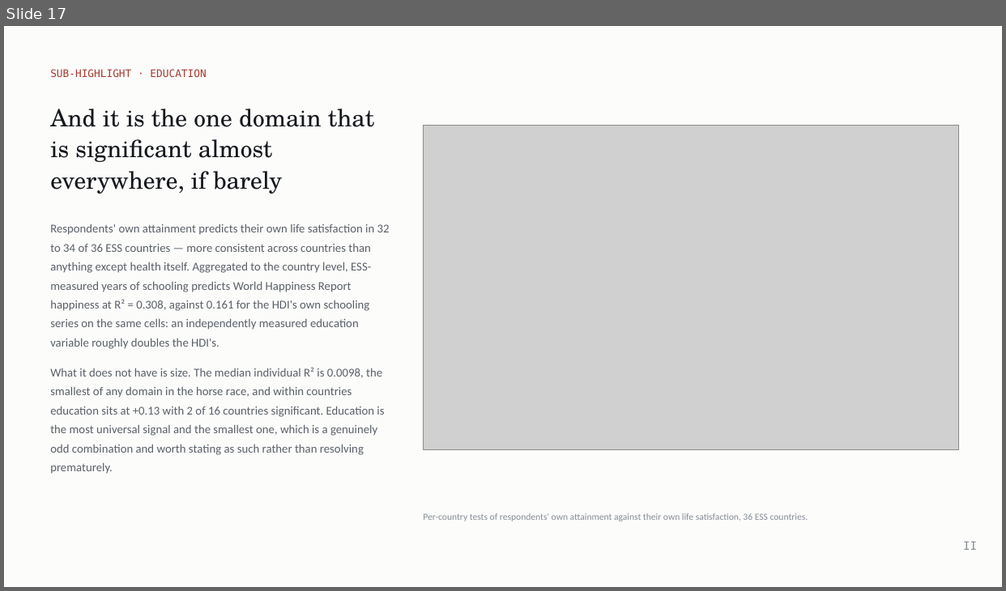
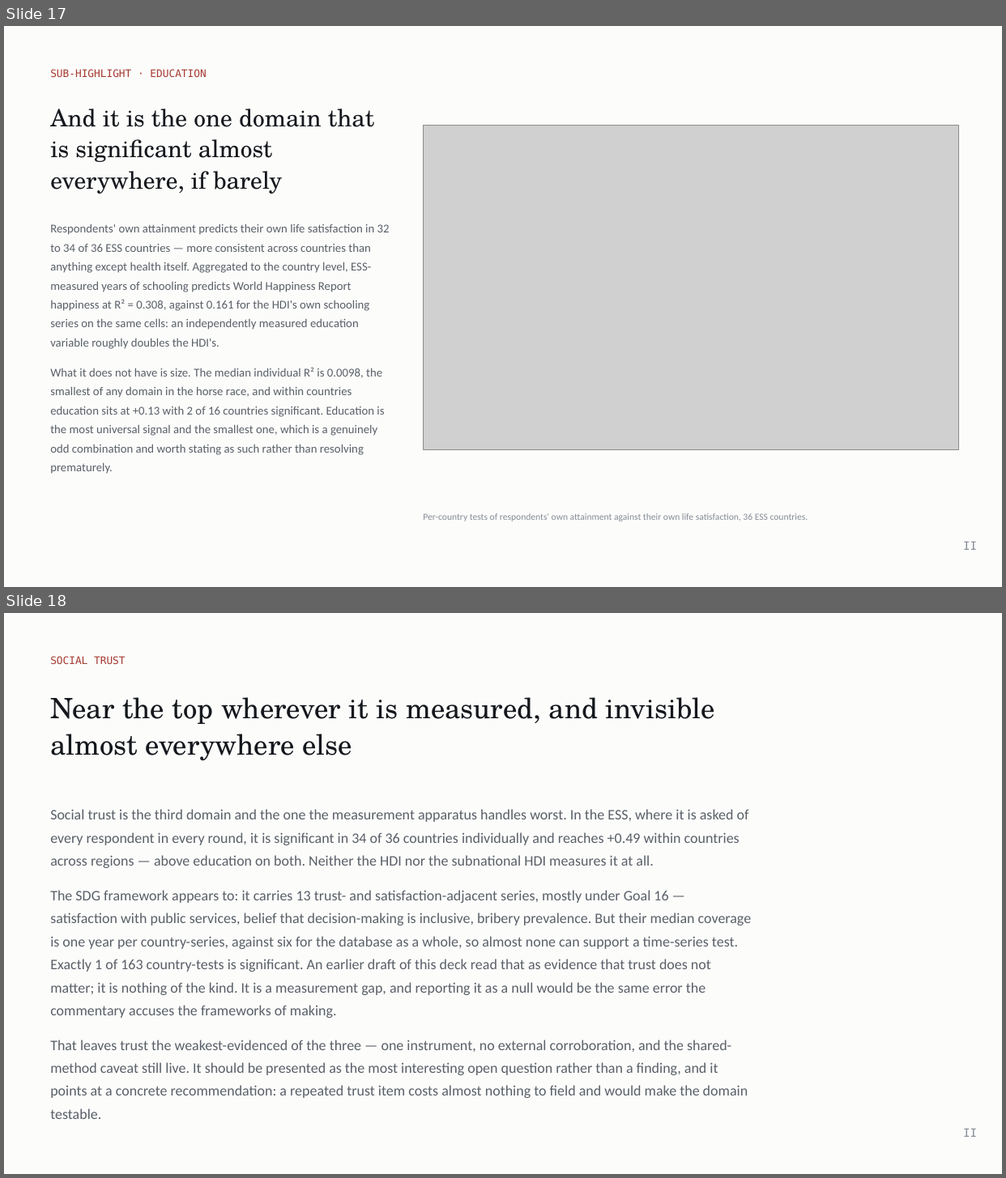
Before and after one commit to cwejnert/HDI-Happiness, a slide deck: deck/Measured_Where_It_Varies.pptx. Shown one above the other, each under a label of ours: slide 17 before the commit, slides 17 and 18 after it. The pictures are 1006x591 and 1006x1178 pixels, drawn with LibreOffice and Linux fonts; fonts in the diff are those of the drawing; grey boxes stand for pictures. Boxes give left, top, right and bottom in pixels: in the first picture for what was removed or moved away, otherwise in the second. Text is boxed around its words. In the diff, an @@ line names an element or a change of style, - is before the commit and + after.

```diff
--- a/deck/Measured_Where_It_Varies.pptx
+++ b/deck/Measured_Where_It_Varies.pptx
@@ slide 18 added at bbox=[4, 613, 1002, 1174], background #FCFCFB @@
@@ text added at bbox=[50, 656, 126, 664], 10 pt, text #A63A30 @@
+SOCIAL TRUST
@@ text added at bbox=[50, 697, 715, 760], 27 pt, text #14171C @@
+Near the top wherever it is measured, and invisible almost everywhere else
@@ text added at bbox=[50, 809, 752, 1119], 14 pt, text #5A6068 @@
+Social trust is the third domain and the one the measurement apparatus handles worst. In the ESS, where it is asked of every respondent in every round, it is significant in 34 of 36 countries individually and reaches +0.49 within countries across regions — above education on both. Neither the HDI nor the subnational HDI measures it at all.
+The SDG framework appears to: it carries 13 trust- and satisfaction-adjacent series, mostly under Goal 16 — satisfaction with public services, belief that decision-making is inclusive, bribery prevalence. But their median coverage is one year per country-series, against six for the database as a whole, so almost none can support a time-series test. Exactly 1 of 163 country-tests is significant. An earlier draft of this deck read that as evidence that trust does not matter; it is nothing of the kind. It is a measurement gap, and reporting it as a null would be the same error the commentary accuses the frameworks of making.
+That leaves trust the weakest-evidenced of the three — one instrument, no external corroboration, and the shared-method caveat still live. It should be presented as the most interesting open question rather than a finding, and it points at a concrete recommendation: a repeated trust item costs almost nothing to field and would make the domain testable.
@@ text added at bbox=[963, 1129, 977, 1137], 11 pt, text #868D96 @@
+II
```
Also in this commit, not shown: 3 slides changed, 3 other slides added, 1 slide removed, 4 other files.
